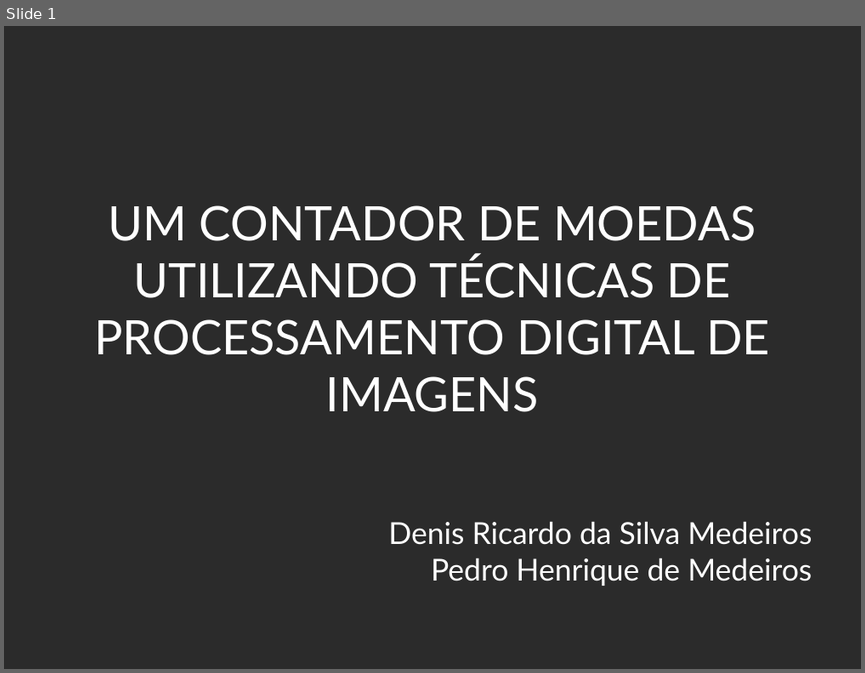
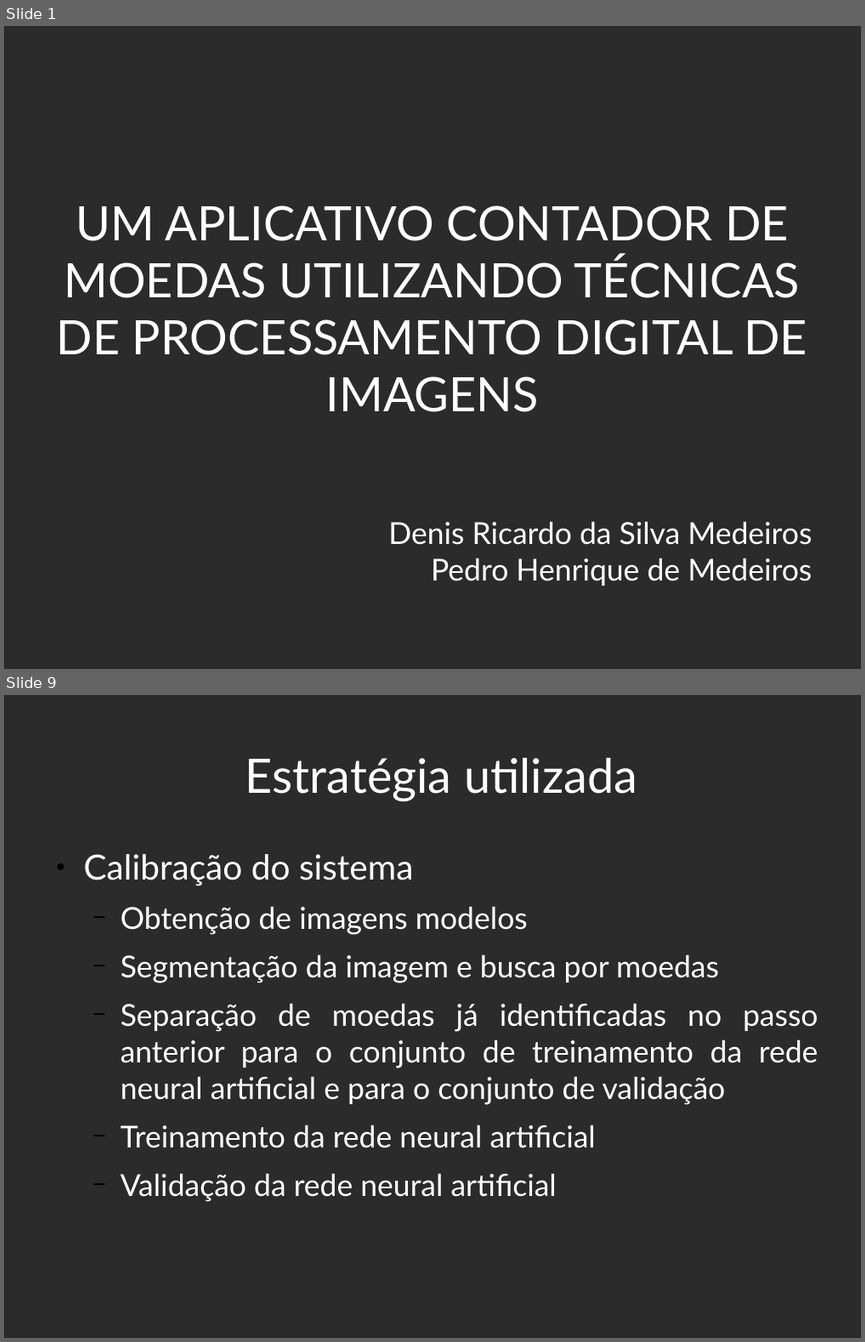
Before and after one commit to PedroHenriqueMedeiros/PedroHenriqueMedeiros.github.io, a slide deck: DCA0445/src/projetofinal/apresentacao.odp. Shown one above the other, each under a label of ours: slide 1 before the commit, slides 1 and 9 after it; the slides between them are not shown. The pictures are 865x673 and 865x1342 pixels, drawn with LibreOffice and Linux fonts; fonts in the diff are those of the drawing; background and template pictures are left out; a plain dark background stands for a picture behind light text. Boxes give left, top, right and bottom in pixels: in the first picture for what was removed or moved away, otherwise in the second. Text is boxed around its words. In the diff, an @@ line names an element or a change of style, - is before the commit and + after.

```diff
--- a/DCA0445/src/projetofinal/apresentacao.odp
+++ b/DCA0445/src/projetofinal/apresentacao.odp
@@ slide 9 added at [4,695,861,1338], background picture (left out) @@
@@ title added at [245,758,637,801], 44 pt, text #FFFFFF @@
+Estratégia utilizada
@@ text added at [84,854,818,1202], 28 pt, text #FFFFFF @@
+● Calibração do sistema
+  − Obtenção de imagens modelos
+  − Segmentação da imagem e busca por moedas
+  − Separação de moedas já identificadas no passo anterior para o conjunto de treinamento da rede neural artificial e para o conjunto de validação
+  − Treinamento da rede neural artificial
+  − Validação da rede neural artificial
@@ slide 1 changed as well @@
@@ title at [57,205,808,412]: text changed @@
-UM CONTADOR DE MOEDAS UTILIZANDO TÉCNICAS DE PROCESSAMENTO DIGITAL DE IMAGENS
+UM APLICATIVO CONTADOR DE MOEDAS UTILIZANDO TÉCNICAS DE PROCESSAMENTO DIGITAL DE IMAGENS
```
Also in this commit, not shown: 1 other slide changed, 22 other slides added, 4 other files.
